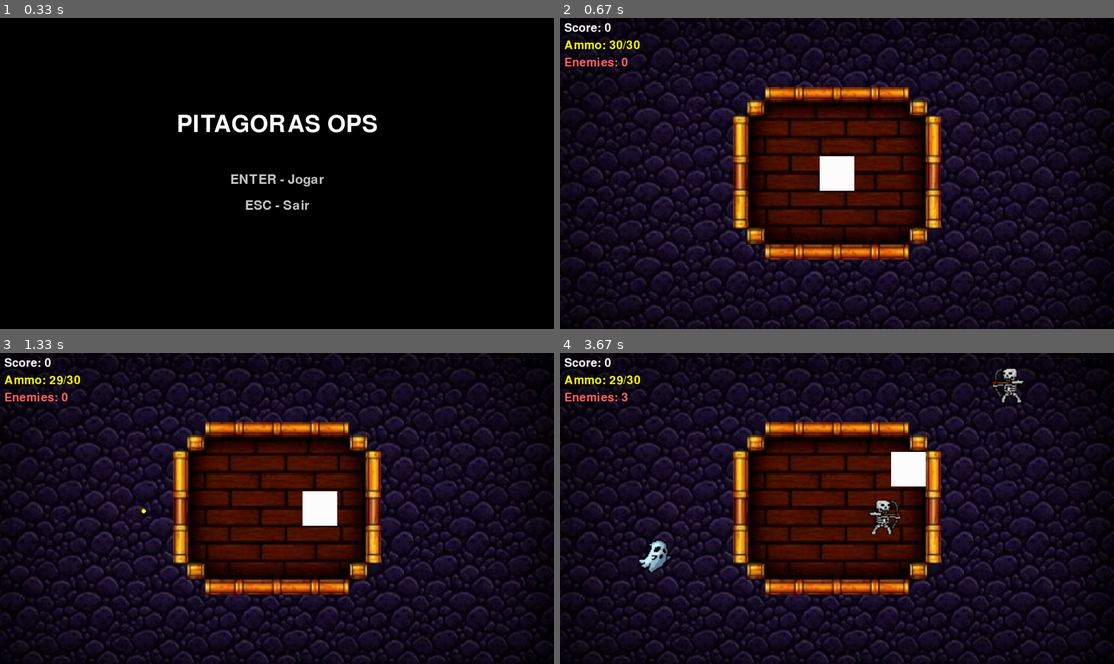
Above: before the commit, frames 1-4 (two rows, left to right).
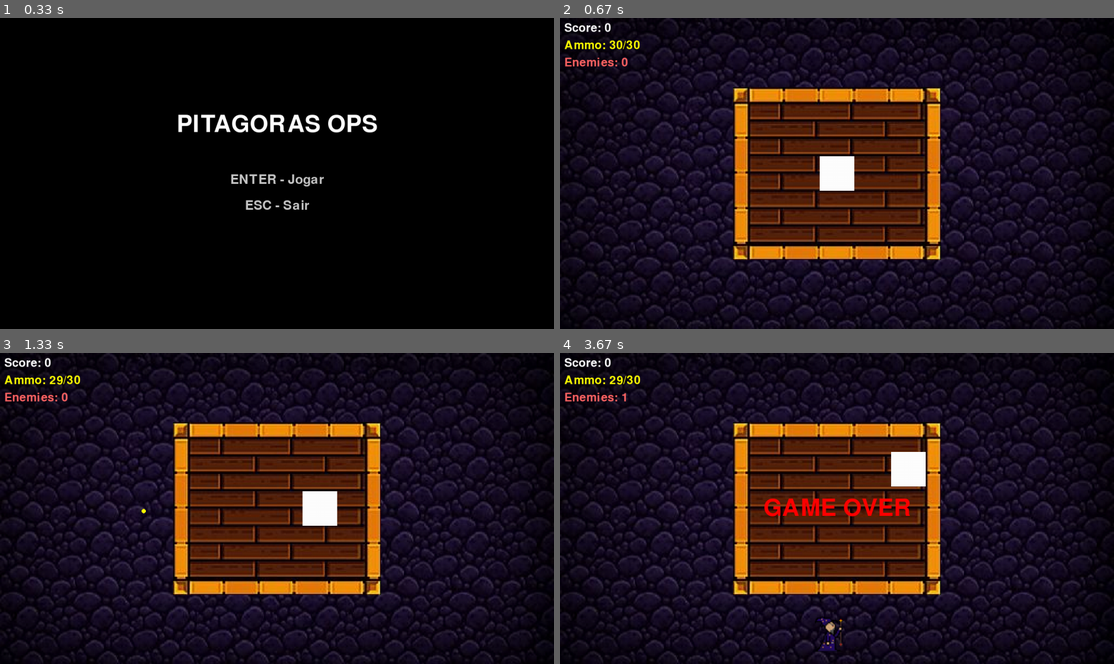
Above: after the commit, the same moments.

Repository: nicolassaez2004/pygamedesoft2026.1
Game: pygame game, started from main.py
Same seed, same stepped clock (60 frames per second), same inputs: the game is played once before the commit and once after it.
Inputs (mouse positions are in pixels of both pictures, inside the frame that each line leads up to):
- Up to frame 1 (0.33 s): no input
- Up to frame 2 (0.67 s): tap Enter at 0.33 s
- Up to frame 3 (1.33 s): click (144, 511) at 0.72 s; hold D from 1 s (still down)
- Up to frame 4 (3.67 s): release D at 1.47 s; hold W 1.5-1.8 s; hold D 1.83-2.3 s

Frame 1 is identical in both runs. In frame 2, 12% of the frame differs, in the area x 31-69%, y 22-78%; in frame 3, 12%; in frame 4, 14%, in the area x 11-84%, y 4-97%.

Commit message:
Adição de novos inimigos e ataques. Mudança no mapa

Diff:
--- a/enemy.py
+++ b/enemy.py
@@ -2,55 +2,86 @@
 import random
 import math
 import os
+import projectile
 
 
 class Enemy:
-    """Classe que representa um inimigo no jogo"""
+    """Classe base de inimigo"""
 
     def __init__(self, x, y, sprite, speed=150, radius=None):
         self.pos = pygame.Vector2(x, y)
         self.speed = speed
         self.sprite = sprite
-        # Versão espelhada horizontalmente
         self.sprite_flipped = pygame.transform.flip(self.sprite, True, False)
-        # Define o raio de colisão baseado no tamanho do sprite se não fornecido
         self.radius = radius if radius is not None else self.sprite.get_width() // 2
         self.health = 1
         self.max_health = 1
-        # Estado de espelhamento
         self.flipped = False
 
-    def update(self, dt, player_pos, window_width, window_height):
-        """Atualiza a posição do inimigo em direção ao player"""
-        direction = player_pos - self.pos
-
+    def move_towards(self, target_pos, dt):
+        direction = target_pos - self.pos
         if direction.length() > 0:
             direction = direction.normalize()
             self.pos += direction * self.speed * dt
 
-        # Mantém o inimigo dentro da tela
+    def clamp_inside(self, window_width, window_height):
         self.pos.x = max(self.radius, min(self.pos.x, window_width - self.radius))
         self.pos.y = max(self.radius, min(self.pos.y, window_height - self.radius))
-        # Espelha baseado na posição do player
+
+    def update(self, dt, player_pos, window_width, window_height):
+        # Por padrão segue o player
+        self.move_towards(player_pos, dt)
+        self.clamp_inside(window_width, window_height)
         self.flipped = self.pos.x > player_pos.x
 
     def draw(self, window):
-        """Desenha o inimigo usando o sprite"""
         surface = self.sprite_flipped if self.flipped else self.sprite
         rect = surface.get_rect(center=(self.pos.x, self.pos.y))
         window.blit(surface, rect)
 
     def is_colliding_with_player(self, player_pos, player_radius):
-        """Verifica colisão com o player"""
-        distance = self.pos.distance_to(player_pos)
-        return distance < (self.radius + player_radius)
+        return self.pos.distance_to(player_pos) < (self.radius + player_radius)
 
     def take_damage(self, damage):
-        """Aplica dano ao inimigo"""
         self.health -= damage
         return self.health <= 0
 
 
+class RangedEnemy(Enemy):
+    """Inimigo que prefere manter distância e atira projéteis"""
+
+    def __init__(self, x, y, sprite, speed=140, radius=None, preferred_min=250, preferred_max=400):
+        super().__init__(x, y, sprite, speed, radius)
+        self.preferred_min = preferred_min
+        self.preferred_max = preferred_max
+        self.shoot_cooldown = 0
+        self.shoot_interval = 1.8
+
+    def update(self, dt, player_pos, window_width, window_height):
+        direction = player_pos - self.pos
+        dist = direction.length()
+
+        if dist > 0:
+            direction = direction.normalize()
+
+        # Move para longe se muito perto, aproxima levemente se muito longe
+        if dist < self.preferred_min:
+            self.pos -= direction * self.speed * dt
+        elif dist > self.preferred_max:
+            self.pos += direction * (self.speed * 0.4) * dt
+        # caso contrário, permanece parado (kiting)
+
+        self.clamp_inside(window_width, window_height)
+        self.flipped = self.pos.x > player_pos.x
+        self.shoot_cooldown = max(0, self.shoot_cooldown - dt)
+
+    def can_shoot(self):
+        return self.shoot_cooldown <= 0
+
+    def reset_cooldown(self):
+        self.shoot_cooldown = self.shoot_interval
+
+
 class GhostersonEnemy(Enemy):
     """Inimigo do tipo Ghosterson"""
 
@@ -58,11 +89,67 @@
         super().__init__(x, y, sprite, speed, radius)
 
 
-class SkellingtonEnemy(Enemy):
-    """Inimigo do tipo Skellington"""
+class SkellingtonEnemy(RangedEnemy):
+    """Skellington: fica à distância e atira flechas aleatórias"""
 
     def __init__(self, x, y, sprite, speed=140, radius=None):
-        super().__init__(x, y, sprite, speed, radius)
+        super().__init__(x, y, sprite, speed, radius, preferred_min=260, preferred_max=420)
+
+    def maybe_shoot(self, player_pos):
+        if not self.can_shoot():
+            return None
+
+        # Radii ajustados para sprite 100x100
+        arrow_types = [
+            {"sprite": 0, "speed": 520, "damage": 1, "radius": 18},
+            {"sprite": 1, "speed": 560, "damage": 1, "radius": 18},
+            {"sprite": 2, "speed": 500, "damage": 2, "radius": 20},
+        ]
+        choice = random.choice(arrow_types)
+        self.reset_cooldown()
+        return projectile.Projectile(
+            self.pos.x,
+            self.pos.y,
+            player_pos.x,
+            player_pos.y,
+            speed=choice["speed"],
+            color=(255, 255, 255),
+            radius=choice["radius"],
+            damage=choice["damage"],
+            image=self.manager_ref.arrow_sprites[choice["sprite"]]
+        )
+
+
+class MageEnemy(RangedEnemy):
+    """Mago: fica longe e lança magias aleatórias"""
+
+    def __init__(self, x, y, sprite, speed=130, radius=None):
+        super().__init__(x, y, sprite, speed, radius, preferred_min=260, preferred_max=420)
+        self.shoot_interval = 2.1
+
+    def maybe_shoot(self, player_pos):
+        if not self.can_shoot():
+            return None
+
+        # Radii ajustados para sprite 100x100
+        spells = [
+            {"sprite": 0, "speed": 420, "damage": 2, "radius": 20},
+            {"sprite": 1, "speed": 480, "damage": 1, "radius": 18},
+            {"sprite": 2, "speed": 380, "damage": 3, "radius": 22},
+        ]
+        choice = random.choice(spells)
+        self.reset_cooldown()
+        return projectile.Projectile(
+            self.pos.x,
+            self.pos.y,
+            player_pos.x,
+            player_pos.y,
+            speed=choice["speed"],
+            color=(255, 255, 255),
+            radius=choice["radius"],
+            damage=choice["damage"],
+            image=self.manager_ref.magic_sprites[choice["sprite"]]
+        )
 
 
 class EnemyManager:
@@ -77,6 +164,17 @@
         # Carrega os sprites dos inimigos uma vez
         ghost_path = os.path.join("Sprites", "Ghosterson_light.png")
         skell_path = os.path.join("Sprites", "Skellington_gerson.png")
+        mage_path = os.path.join("Sprites", "MageMicoz.png")
+        arrow_paths = [
+            os.path.join("Sprites", "Flecha1.png"),
+            os.path.join("Sprites", "Flecha2.png"),
+            os.path.join("Sprites", "Flecha3.png"),
+        ]
+        magic_paths = [
+            os.path.join("Sprites", "Magia1.png"),
+            os.path.join("Sprites", "Magia2.png"),
+            os.path.join("Sprites", "Magia3.png"),
+        ]
 
         # Função utilitária para carregar e escalar
         def load_and_scale(path, size, fallback_color):
@@ -88,13 +186,18 @@
             return pygame.transform.smoothscale(img, (size, size))
 
         desired_size = 80
+        proj_size = 100  # projéteis um pouco maiores
         self.ghost_sprite = load_and_scale(ghost_path, desired_size, (255, 0, 0))
         self.skell_sprite = load_and_scale(skell_path, desired_size, (0, 255, 0))
+        self.mage_sprite = load_and_scale(mage_path, desired_size, (150, 0, 255))
+        self.arrow_sprites = [load_and_scale(p, proj_size, (255, 255, 0)) for p in arrow_paths]
+        self.magic_sprites = [load_and_scale(p, proj_size, (255, 0, 255)) for p in magic_paths]
 
         self.spawn_timer = 0
         self.spawn_interval = 1.0  # segundos entre spawns
         self.max_enemies = 5
         self.difficulty = 1.0  # multiplicador de dificuldade
+        self.enemy_projectiles = []
 
     def spawn_enemy(self):
         """Spawna um novo inimigo em um local aleatório nas bordas e tipo aleatório"""
@@ -113,8 +216,8 @@
             x = self.window_width + self.spawn_margin
             y = random.randint(0, self.window_height)
 
-        # Tipo aleatório de inimigo
-        enemy_type = random.choice(['ghost', 'skell'])
+        # Tipo aleatório de inimigo (inclui mago)
+        enemy_type = random.choice(['ghost', 'skell', 'mage'])
 
         # Variação leve de velocidade por spawn para aleatoriedade
         base_speed = 150 * self.difficulty
@@ -123,9 +226,13 @@
 
         if enemy_type == 'ghost':
             enemy_obj = GhostersonEnemy(x, y, sprite=self.ghost_sprite, speed=speed)
+        elif enemy_type == 'mage':
+            enemy_obj = MageEnemy(x, y, sprite=self.mage_sprite, speed=speed)
         else:
             enemy_obj = SkellingtonEnemy(x, y, sprite=self.skell_sprite, speed=speed)
 
+        # referência para acessar sprites de projéteis
+        enemy_obj.manager_ref = self
         self.enemies.append(enemy_obj)
 
     def update(self, dt, player_pos):
@@ -140,16 +247,36 @@
         for enemy in self.enemies:
             enemy.update(dt, player_pos, self.window_width, self.window_height)
 
+            # Disparo para inimigos à distância
+            if isinstance(enemy, (SkellingtonEnemy, MageEnemy)):
+                proj = enemy.maybe_shoot(player_pos)
+                if proj:
+                    self.enemy_projectiles.append(proj)
+
+        # Atualiza projéteis de inimigos
+        for proj in self.enemy_projectiles[:]:
+            proj.update(dt)
+            if proj.is_out_of_bounds(self.window_width, self.window_height):
+                self.enemy_projectiles.remove(proj)
+
     def draw(self, window):
         """Desenha todos os inimigos"""
         for enemy in self.enemies:
             enemy.draw(window)
+        # Desenha projéteis inimigos
+        for proj in self.enemy_projectiles:
+            proj.draw(window)
 
     def check_collisions_with_player(self, player_pos, player_radius):
         """Verifica colisões com o player, retorna True se há colisão"""
         for enemy in self.enemies:
             if enemy.is_colliding_with_player(player_pos, player_radius):
                 return True
+        # Checa projéteis inimigos
+        for proj in self.enemy_projectiles[:]:
+            if proj.is_colliding_with_enemy(player_pos, player_radius):
+                self.enemy_projectiles.remove(proj)
+                return True
         return False
 
     def remove_enemy(self, enemy):
@@ -170,3 +297,4 @@
     def clear(self):
         """Limpa todos os inimigos"""
         self.enemies.clear()
+        self.enemy_projectiles.clear()
--- a/gameplay.py
+++ b/gameplay.py
@@ -5,14 +5,14 @@
 def inicializa(window_width=1280, window_height=720):
     bg = pygame.image.load('sprite/fundodepedra.jpg')
     bg = pygame.transform.scale(bg, (window_width, window_height))
-    plataforma = pygame.image.load('sprite/plataforma.png')
+    plataforma = pygame.image.load('sprite/mapa.jpg')
     plataforma = pygame.transform.scale(plataforma, (480, 400))
 
     player = pygame.image.load('sprite/player.jpg')
     player = pygame.transform.scale(player, (80, 80))
-    wizard = pygame.image.load('sprite/wizard.jpg')
+    wizard = pygame.image.load('Sprites/MageMicoz.png')
     wizard = pygame.transform.scale(wizard, (80, 80))
-    skeleton = pygame.image.load('sprite/skeleton.jpg')
+    skeleton = pygame.image.load('Sprites/Skellington_gerson.png')
     skeleton = pygame.transform.scale(skeleton, (80, 80))
     knight = pygame.image.load('sprite/knight.jpg')
     knight = pygame.transform.scale(knight, (80, 80))
--- a/projectile.py
+++ b/projectile.py
@@ -3,15 +3,16 @@
 
 
 class Projectile:
-    """Classe que representa um projétil disparado pelo arco"""
+    """Classe que representa um projétil (player ou inimigo)"""
 
-    def __init__(self, x, y, target_x, target_y, speed=500):
+    def __init__(self, x, y, target_x, target_y, speed=500, color=(255, 255, 0), radius=5, damage=1, image=None):
         self.pos = pygame.Vector2(x, y)
         self.target = pygame.Vector2(target_x, target_y)
         self.speed = speed
-        self.radius = 5
-        self.color = (255, 255, 0)
-        self.damage = 1
+        self.radius = radius
+        self.color = color
+        self.damage = damage
+        self.image = image  # opcional: sprite do projétil
 
         # Calcula direção
         direction = self.target - self.pos
@@ -25,8 +26,14 @@
         self.pos += self.velocity * dt
 
     def draw(self, window):
-        """Desenha o projétil"""
-        pygame.draw.circle(window, self.color, self.pos, self.radius)
+        """Desenha o projétil (sprite se existir, círculo se não)"""
+        if self.image is not None:
+            angle = -math.degrees(math.atan2(self.velocity.y, self.velocity.x)) if self.velocity.length() > 0 else 0
+            rotated = pygame.transform.rotate(self.image, angle)
+            rect = rotated.get_rect(center=(self.pos.x, self.pos.y))
+            window.blit(rotated, rect)
+        else:
+            pygame.draw.circle(window, self.color, self.pos, self.radius)
 
     def is_out_of_bounds(self, window_width, window_height, margin=50):
         """Verifica se o projétil saiu da tela"""
@@ -70,7 +77,11 @@
                 self.player_pos.x,
                 self.player_pos.y,
                 target_x,
-                target_y
+                target_y,
+                speed=500,
+                color=(255, 255, 0),
+                radius=5,
+                damage=1
             )
             self.projectiles.append(projectile)
             self.ammo -= 1
Binary file added: Sprites/Flecha1.png
Binary file added: Sprites/Flecha2.png
Binary file added: Sprites/Flecha3.png
Binary file added: Sprites/MageMicoz.png
Binary file added: Sprites/Magia1.png
Binary file added: Sprites/Magia2.png
Binary file added: Sprites/Magia3.png
Binary file added: sprite/mapa.jpg
Binary file removed: sprite/skeleton.jpg
Binary file removed: sprite/wizard.jpg
Not shown, added: Sprites/Flecha1.piskel
Not shown, added: Sprites/Flecha2.piskel
(and 5 more such lines)
